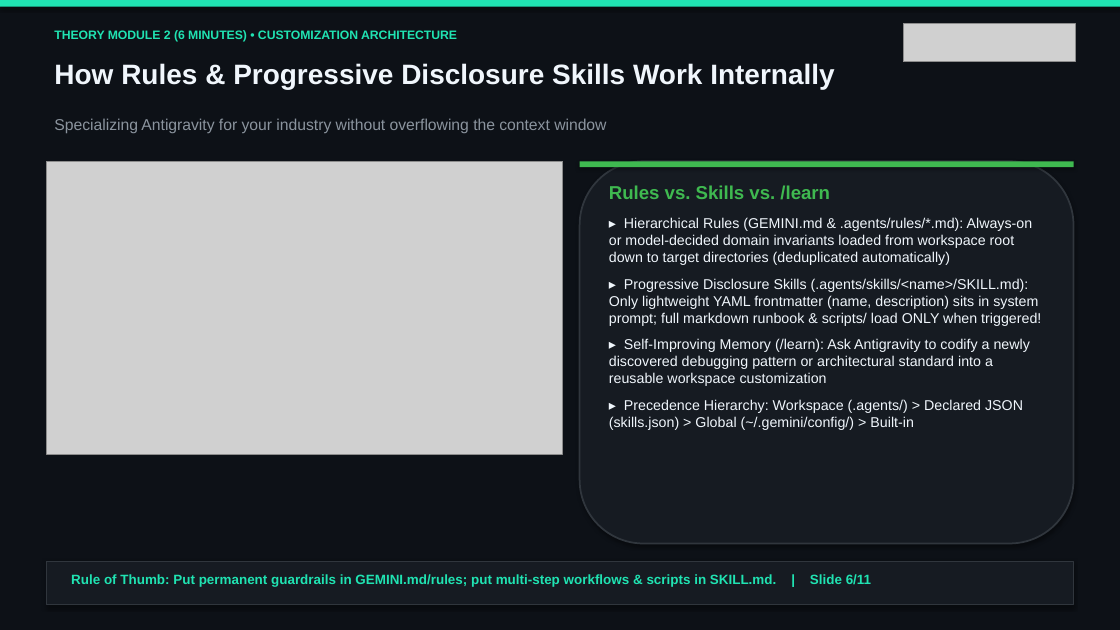
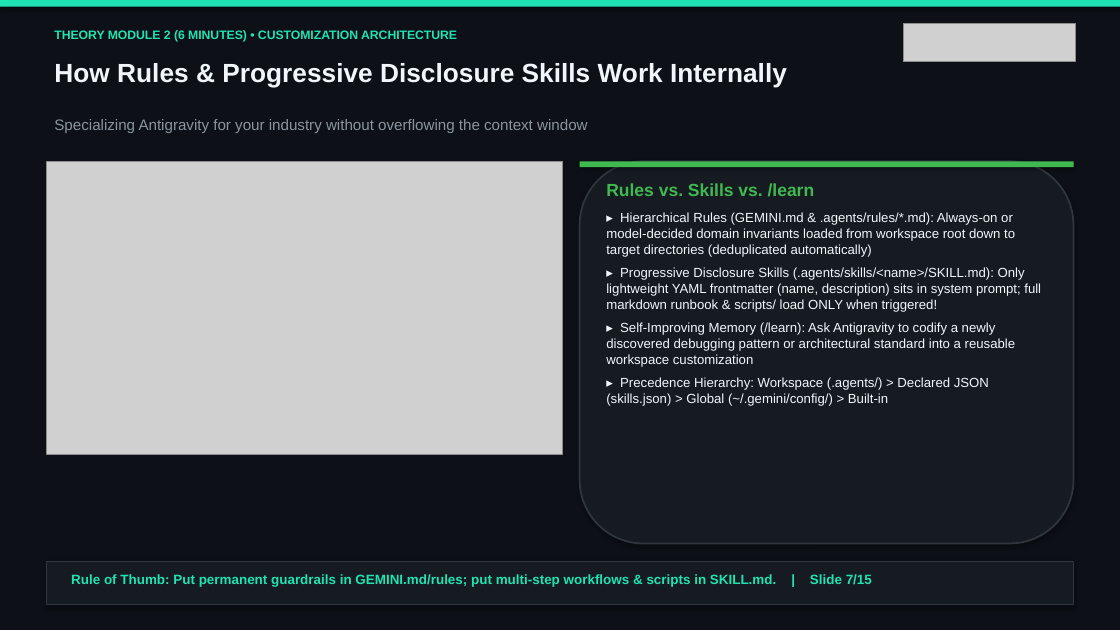
Before and after one commit to tryolabs/antigravity-workshop-retail, a slide deck: slide 7 of slides/antigravity_retail_workshop_en.pptx (slide 6 before the commit). Drawn at 1120x630 pixels with LibreOffice and Linux fonts; fonts in the diff are those of the drawing; grey boxes stand for pictures. Boxes give left, top, right and bottom in pixels: in the first picture for what was removed or moved away, otherwise in the second. Text is boxed around its words. In the diff, an @@ line names an element or a change of style, - is before the commit and + after.

Commit message:
Add Tryolabs-branded Lab Instruction PDFs, branded docs, and 15-slide presentations with Lab Objectives, What You Will Build & Step-by-Step Instructions

```diff
--- a/slides/antigravity_retail_workshop_en.pptx
+++ b/slides/antigravity_retail_workshop_en.pptx
@@ text "How Rules & Progressive Disclosure ..." at [54,63,787,88]: size 24 to 22.5 pt @@
@@ text "Specializing Antigravity for your industry ..." at [54,119,588,133]: size 13.5 to 13 pt @@
@@ text "Rules vs. Skills vs. /learn" at [606,183,1041,406]: size 16 to 15 pt in "Rules vs. Skills vs. /learn"; size 12.2 to 11.3 pt; less space between paragraphs @@
@@ text at [71,574,872,587]: text changed @@
-Rule of Thumb: Put permanent guardrails in GEMINI.md/rules; put multi-step workflows & scripts in SKILL.md. | Slide 6/11
+Rule of Thumb: Put permanent guardrails in GEMINI.md/rules; put multi-step workflows & scripts in SKILL.md. | Slide 7/15
```
Also in this commit, not shown: 10 other slides changed, 4 slides added, 35 other files.
